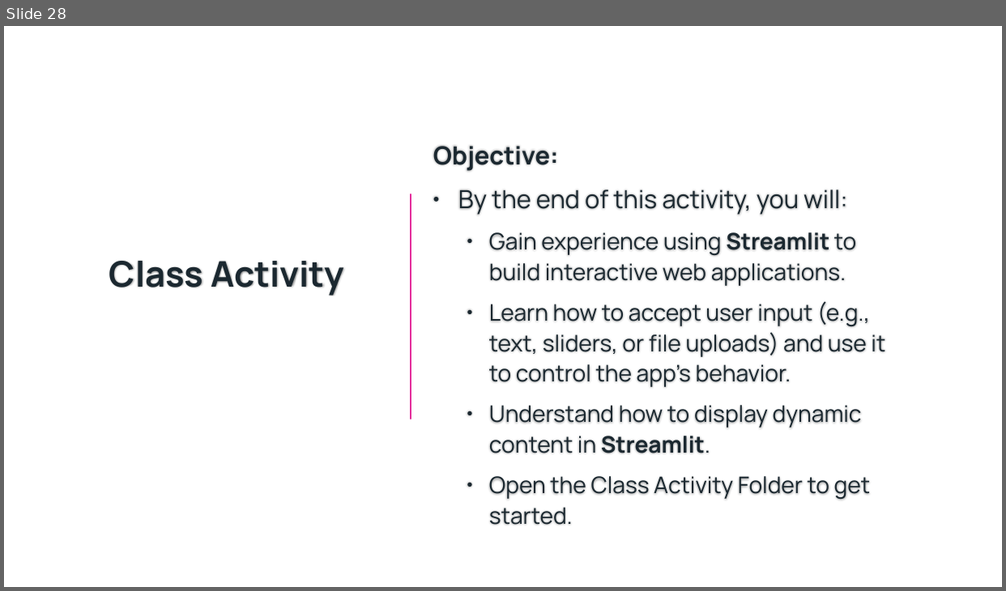
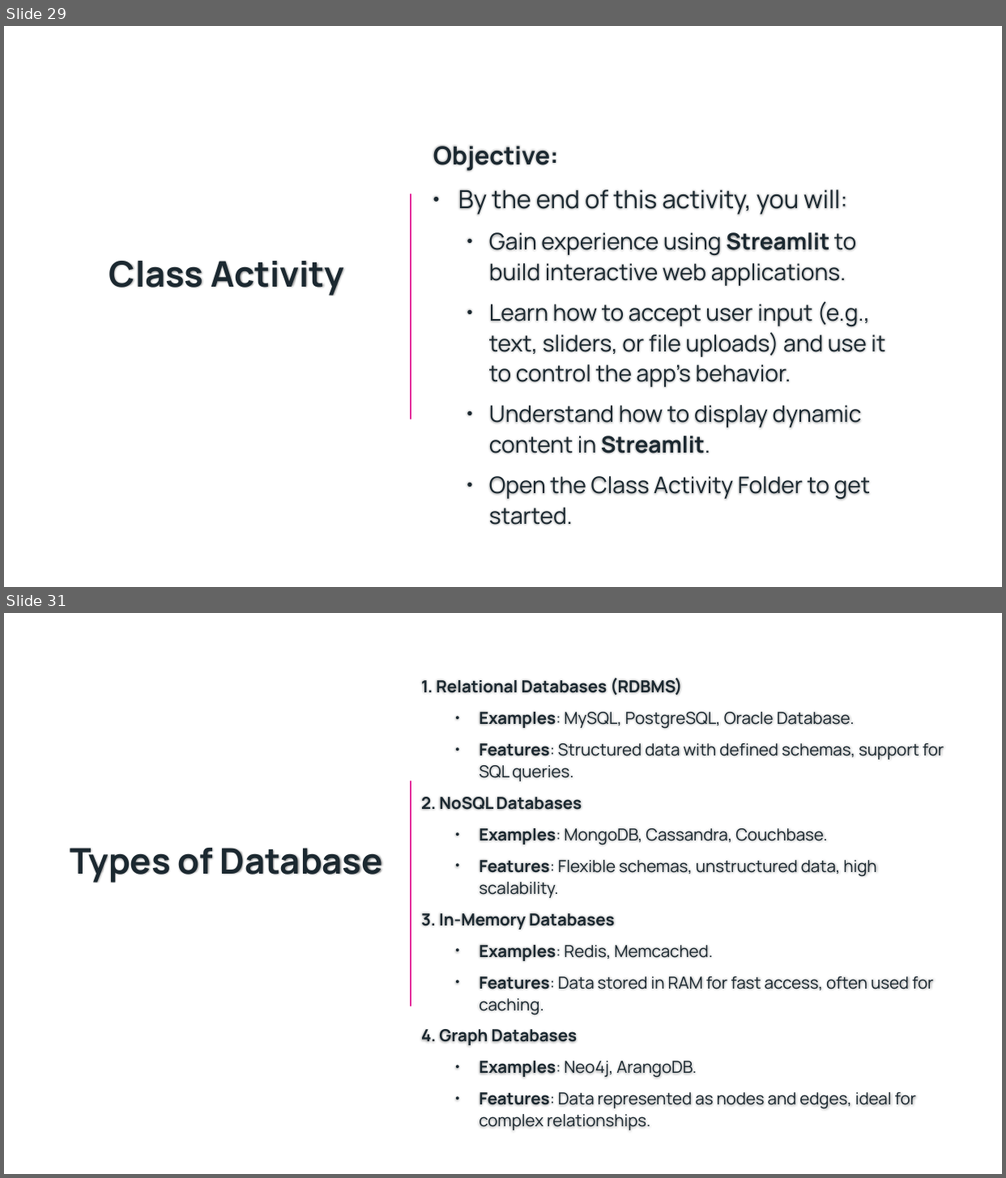
Before and after one commit to Bradford-College/Desigining-User-Interfaces-and-Working-with-Databases, a slide deck: lessonslide.pptx. Shown one above the other, each under a label of ours: slide 28 before the commit, slides 29 and 31 after it; the slides between them are not shown. The pictures are 1006x591 and 1006x1178 pixels, drawn with LibreOffice and Linux fonts; fonts in the diff are those of the drawing; background and template pictures are left out. Boxes give left, top, right and bottom in pixels: in the first picture for what was removed or moved away, otherwise in the second. Text is boxed around its words. In the diff, an @@ line names an element or a change of style, - is before the commit and + after.

Commit message:
Add API request and database connection code

```diff
--- a/lessonslide.pptx
+++ b/lessonslide.pptx
@@ slide 31 added at [4,613,1002,1174], background picture (left out) @@
@@ text added at [421,712,944,1110], 16 pt, text #1B2830 @@
+1. Relational Databases (RDBMS)
+  • Examples: MySQL, PostgreSQL, Oracle Database.
+  • Features: Structured data with defined schemas, support for SQL queries.
+2. NoSQL Databases
+  • Examples: MongoDB, Cassandra, Couchbase.
+  • Features: Flexible schemas, unstructured data, high scalability.
+3. In-Memory Databases
+  • Examples: Redis, Memcached.
+  • Features: Data stored in RAM for fast access, often used for caching.
+4. Graph Databases
+  • Examples: Neo4j, ArangoDB.
+  • Features: Data represented as nodes and edges, ideal for complex relationships.
@@ line added from (411, 781) to (411, 1006), #E32D9B 1.5 pt @@
@@ title added at [70,848,383,883], 34 pt, text #1B2830, bold @@
+Types of Database
@@ what was slide 28 is now slide 29 @@
```
Also in this commit, not shown: 10 other slides added, 4 other files.
